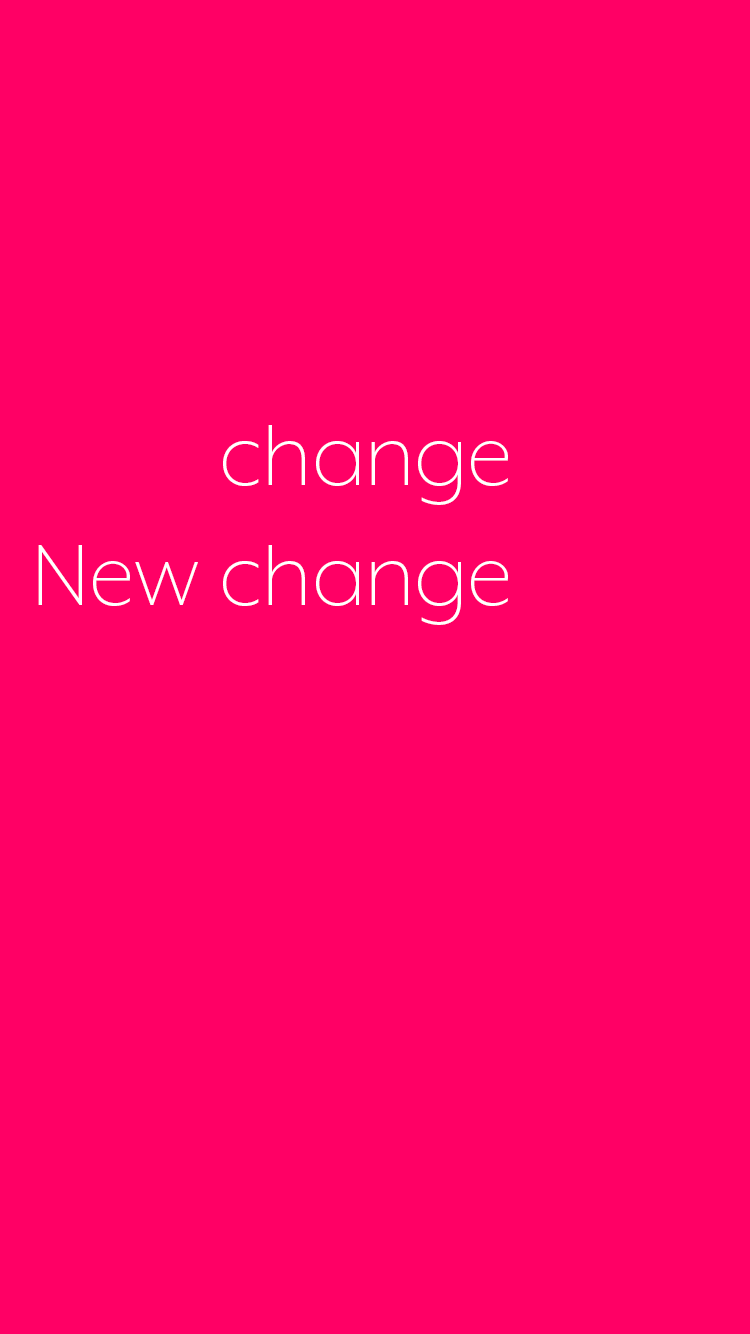
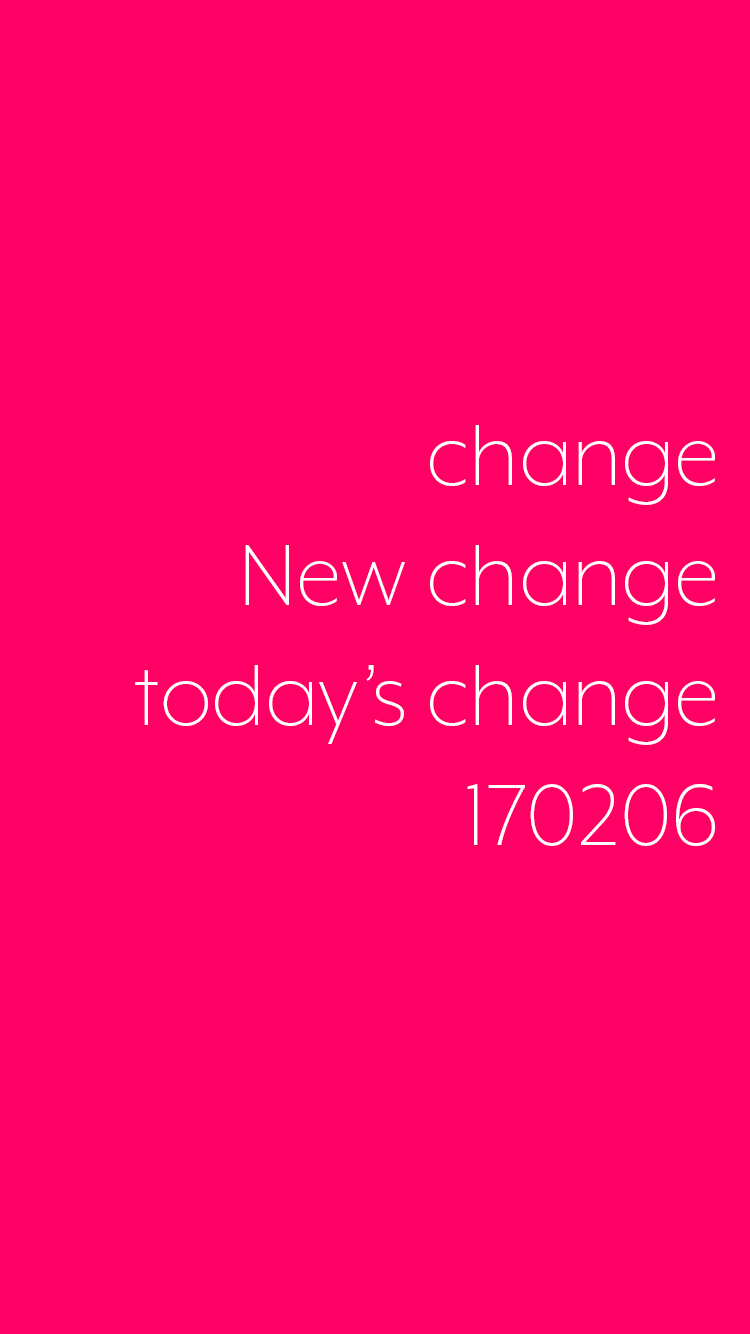
Layers edited between the first and the second 750px x 1334px image:
renamed "change New change" to "change New change today’s change 170206", painted on it over [38, 425, 715, 846]
